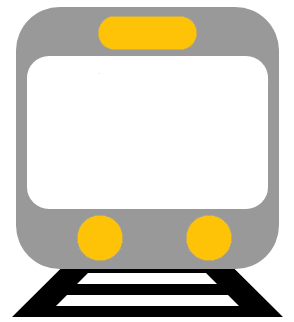
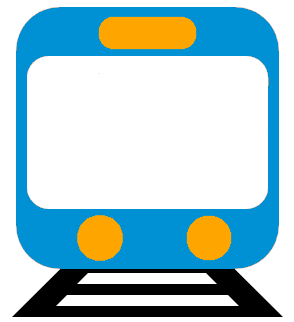
Two versions of the same layered image (294 x 322). Layer-by-layer changes:
showed "Layer 1 copy 2", painted on it over 16, 7, 279, 269
painted on "Layer 1 copy 3" over 77, 16, 232, 261
